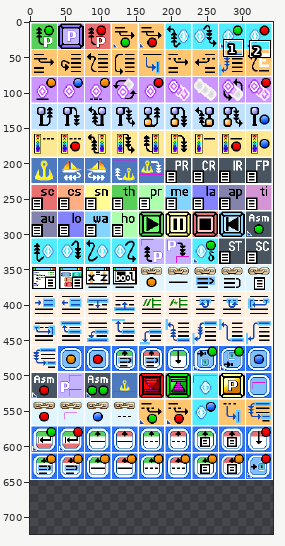
Edited in one commit: sprite sheet (vvm/core/vdebug/graphics/vdebug_icons.png). Above, an overview of the earlier version with the close-up marked.
Close-up. Before the edit:
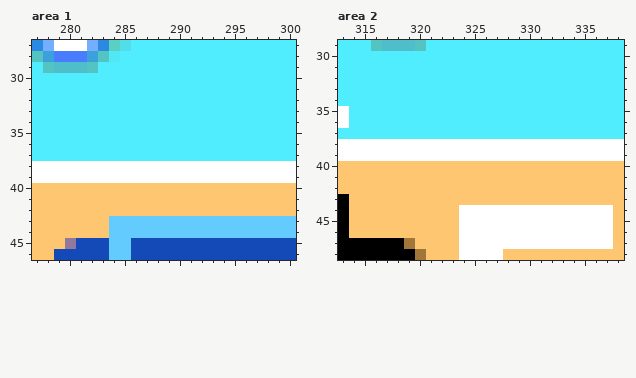
The file is 344x648 pixels. Colours within 5 levels of each other are drawn and written as one. Shown: area 1: x 277..300, y 27..46; area 2: x 313..338, y 29..48. The old version is drawn lined up with the new one, on the new canvas. The commit also changed other parts of the picture, which this record leaves out.
Once edited:
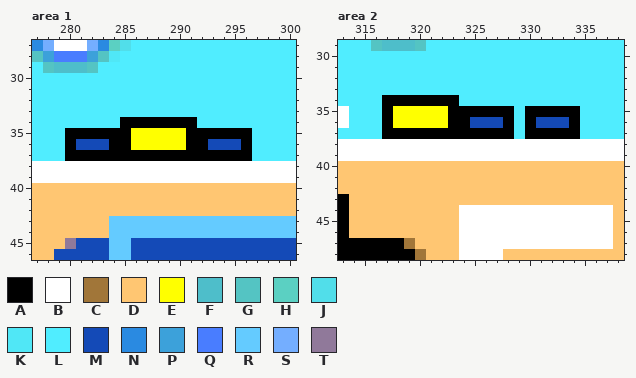
Palette (. is transparent): A #000000  B #ffffff  C #a17639  D #ffc672  E #ffff00  F #4ebeca  G #54c4c3  H #5bd0c2  J #51deea  K #50e7f6  L #50edff  M #144ab7  N #2a8ae1  P #3ca1da  Q #497dff  R #64cbff  S #74aeff  T #90799a
Diff:
canvas 344x648 -> 344x724
--- area 1
@@ x 277..300 @@
 33 LLLLLLLLLLLLLLLLLLLLLLLL
-34 LLLLLLLLLLLLLLLLLLLLLLLL
-35 LLLLLLLLLLLLLLLLLLLLLLLL
-36 LLLLLLLLLLLLLLLLLLLLLLLL
-37 LLLLLLLLLLLLLLLLLLLLLLLL
+34 LLLLLLLLAAAAAAALLLLLLLLL
+35 LLLAAAAAAEEEEEAAAAAALLLL
+36 LLLAMMMAAEEEEEAAMMMALLLL
+37 LLLAAAAAAAAAAAAAAAAALLLL
 38 BBBBBBBBBBBBBBBBBBBBBBBB
--- area 2
@@ x 313..338 @@
 33 LLLLLLLLLLLLLLLLLLLLLLLLLL
-34 LLLLLLLLLLLLLLLLLLLLLLLLLL
-35 BLLLLLLLLLLLLLLLLLLLLLLLLL
-36 BLLLLLLLLLLLLLLLLLLLLLLLLL
-37 LLLLLLLLLLLLLLLLLLLLLLLLLL
+34 LLLLAAAAAAALLLLLLLLLLLLLLL
+35 BLLLAEEEEEAAAAAALAAAAALLLL
+36 BLLLAEEEEEAAMMMALAMMMALLLL
+37 LLLLAAAAAAAAAAAALAAAAALLLL
 38 BBBBBBBBBBBBBBBBBBBBBBBBBB
Pixel boxes of the changes (left, top, right, bottom) in both close-ups:
changed: (65, 117, 252, 161)
changed: (382, 95, 580, 139)
